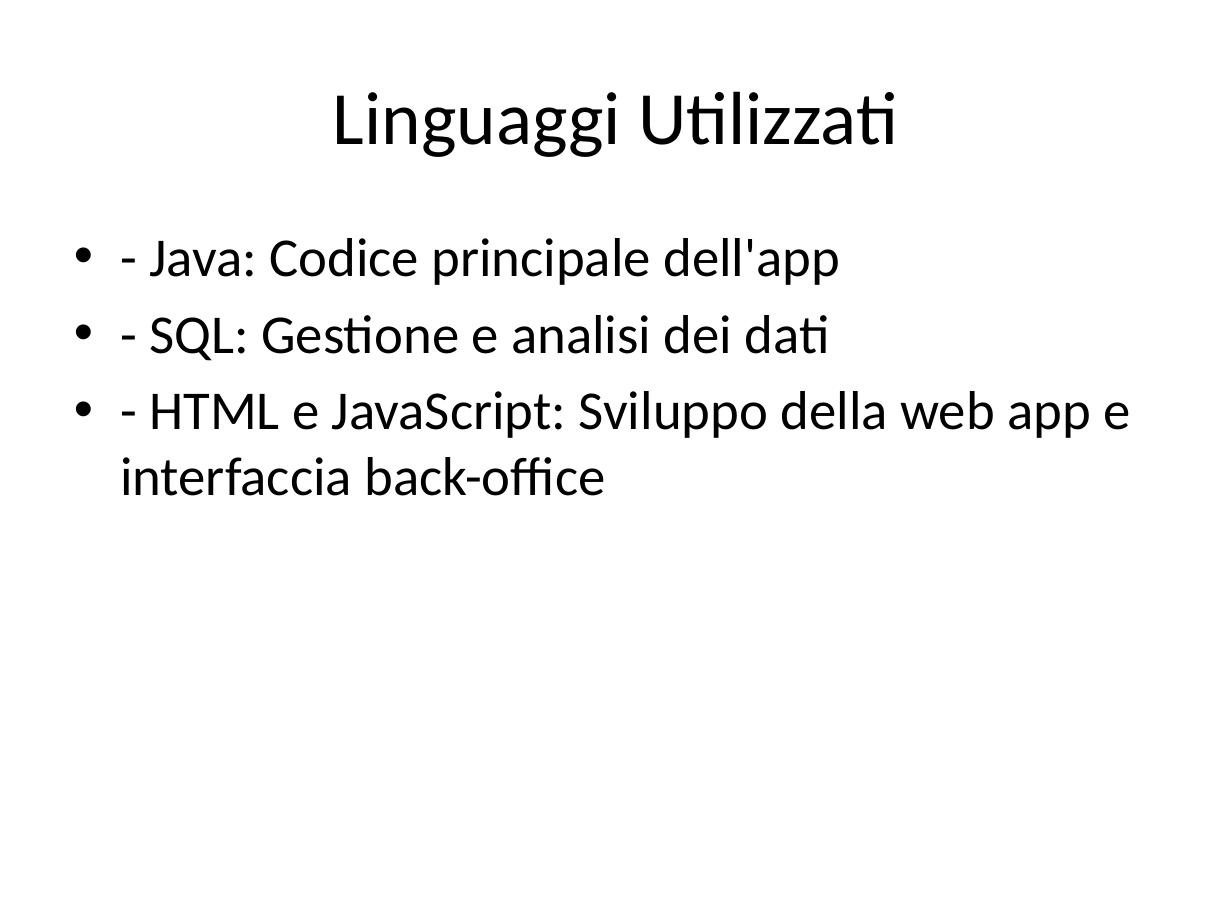
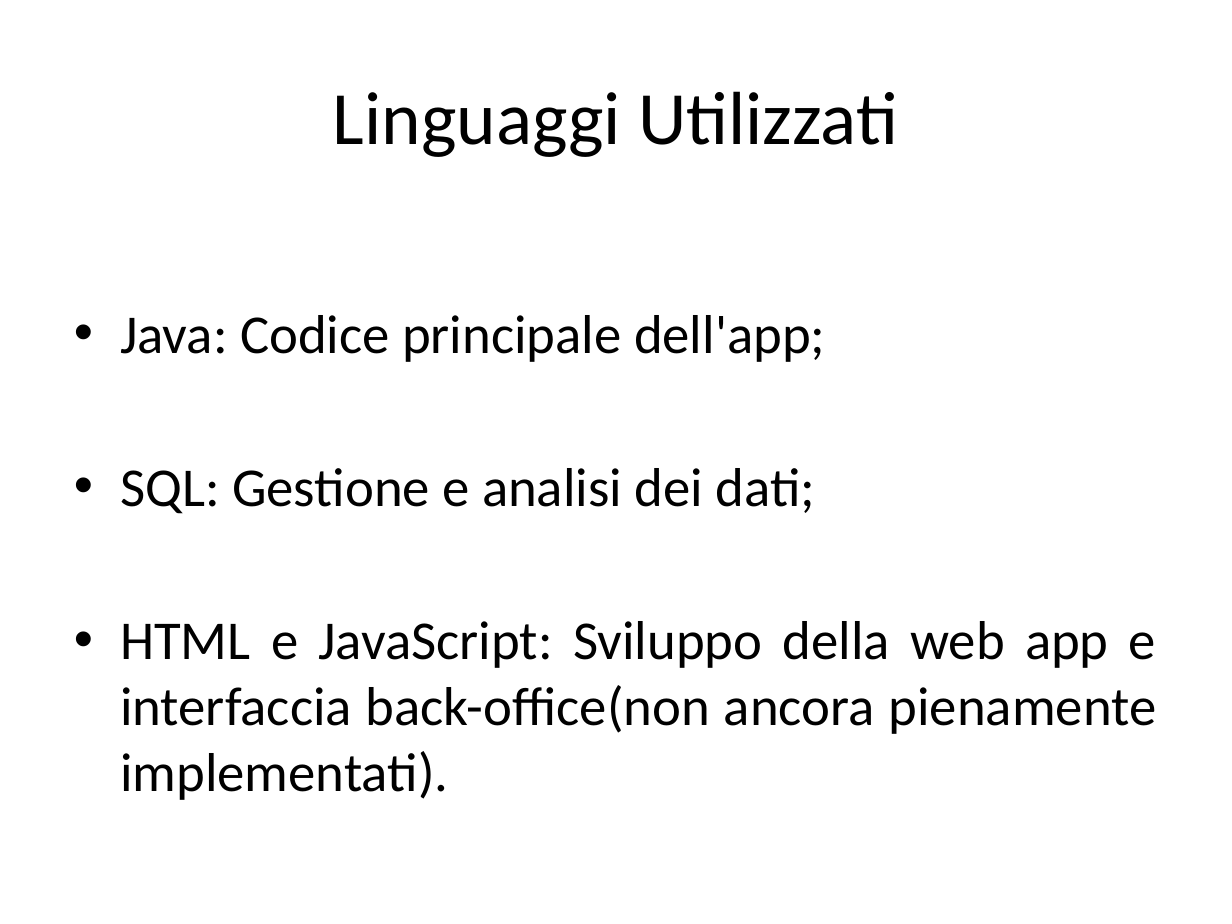
Before and after one commit to matt2005fiore/fit-progression, a slide deck: slide 6 of Tesina&Relazione/Tesina_Presentazione.pptx. Drawn at 1232x924 pixels with LibreOffice and Linux fonts; fonts in the diff are those of the drawing. Boxes give left, top, right and bottom in pixels: in the first picture for what was removed or moved away, otherwise in the second. Text is boxed around its words. In the diff, an @@ line names an element or a change of style, - is before the commit and + after.

```diff
--- a/Tesina&Relazione/Tesina_Presentazione.pptx
+++ b/Tesina&Relazione/Tesina_Presentazione.pptx
@@ text at [120,315,1157,800]: text changed @@
-• - Java: Codice principale dell'app
-• - SQL: Gestione e analisi dei dati
-• - HTML e JavaScript: Sviluppo della web app e interfaccia back-office
+• Java: Codice principale dell'app;
+• SQL: Gestione e analisi dei dati;
+• HTML e JavaScript: Sviluppo della web app e interfaccia back-office(non ancora pienamente implementati).
```
Also in this commit, not shown: 7 other slides changed, 2 slides added.
